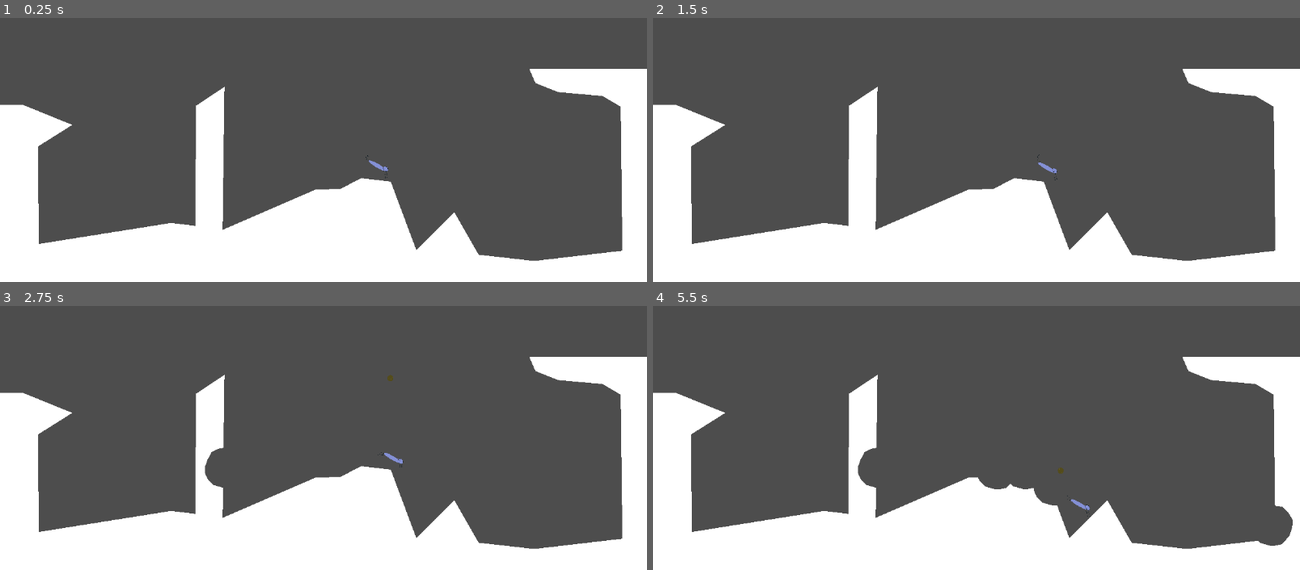
Above: before the commit, frames 1-4 (two rows, left to right).
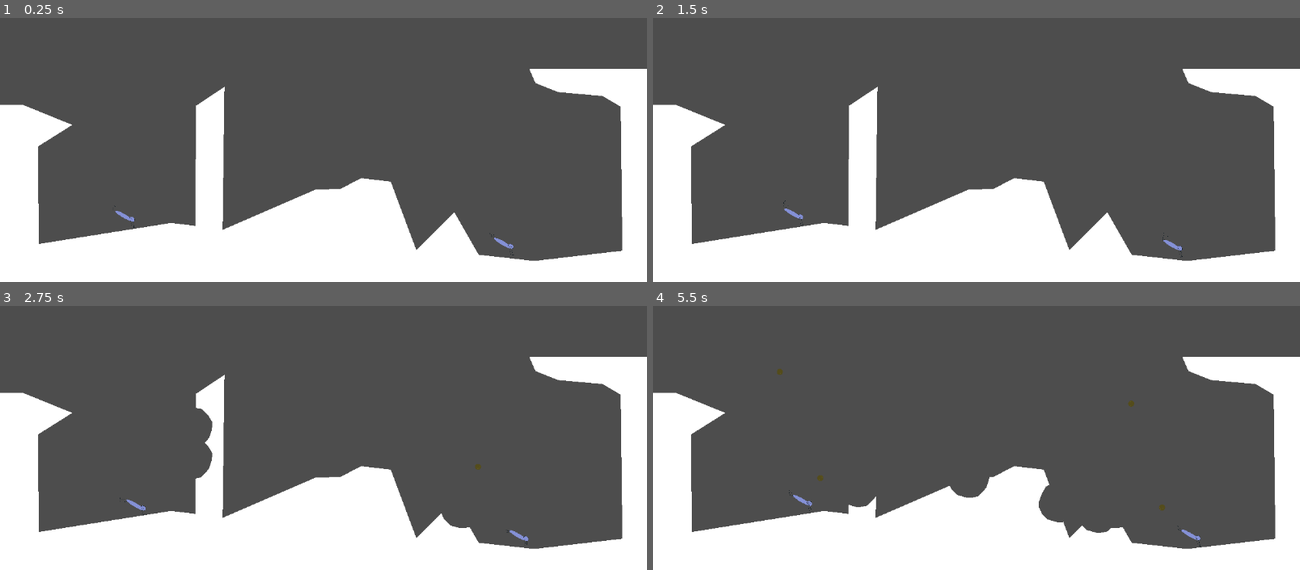
Above: after the commit, the same moments.

Repository: Jacob-Hawksley/Bugs
Game: Godot game, scene res://main.tscn
Two runs of this game, one before a commit and one after it. Both use one fixed random seed, a clock stepped at 60 frames per second and the inputs below.
Inputs (mouse positions are in pixels of both pictures, inside the frame that each line leads up to):
- Up to frame 1 (0.25 s): no input
- Up to frame 2 (1.5 s): tap Enter at 0.5 s; move the mouse to (1118, 81) at 0.52 s; hold D (right) from 0.53 s (still down); tap Space (shoot) at 0.6, 1.35 s; move the mouse to (847, 118) at 1.27 s
- Up to frame 3 (2.75 s): move the mouse to (388, 308) at 2.02 s; release D (right) at 2.03 s; hold A (left) from 2.03 s (still down); tap Space (shoot) at 2.1 s
- Up to frame 4 (5.5 s): move the mouse to (944, 461) at 2.77 s; release A (left) at 2.78 s; hold D (right) 2.78-4.28 s; tap Space (shoot) every 0.75 s from 2.85 to 5.1 s; move the mouse to (1170, 443) at 3.52 s; move the mouse to (782, 335) at 4.27 s; hold A (left) 4.28-5.03 s; move the mouse to (1008, 387) at 5.02 s; hold D (right) from 5.03 s (still down)

The runs differ from the first frame. In frame 1, 0.2% of the frame differs, in the area x 17-80%, y 51-90%; in frame 2, 0.2%; in frame 3, 1.3%; in frame 4, 3.9%, in the area x 19-99%, y 23-92%.

Commit message:
Added some infrastructure for turns

Diff:
--- a/bugs/terrain.tscn
+++ b/bugs/crags.tscn
@@ -1,9 +1,10 @@
-[gd_scene load_steps=3 format=3 uid="uid://ccri6rnc3km1g"]
+[gd_scene load_steps=4 format=3 uid="uid://ccri6rnc3km1g"]
 
-[ext_resource type="Script" uid="uid://conf7tnbb8y2l" path="res://terrain.gd" id="1_0u6kl"]
+[ext_resource type="Script" uid="uid://conf7tnbb8y2l" path="res://crags.gd" id="1_0u6kl"]
 [ext_resource type="Script" uid="uid://fqy7l27t8t5a" path="res://static_body_2d.gd" id="1_206su"]
+[ext_resource type="Script" uid="uid://cit0vxn5dypv8" path="res://crags_data.gd" id="3_msne5"]
 
-[node name="Terrain" type="Node2D"]
+[node name="Crags" type="Node2D"]
 script = ExtResource("1_0u6kl")
 
 [node name="Background" type="Polygon2D" parent="."]
@@ -16,3 +17,6 @@
 
 [node name="CollisionPolygon2D" type="CollisionPolygon2D" parent="StaticBody2D"]
 polygon = PackedVector2Array(3805, 2553, 3783, 140, 1795, 135, 1832, 219, 1967, 273, 2230, 296, 2338, 360, 2348, 1216,  …(215 unchanged characters)…
+
+[node name="CragsData" type="Node" parent="."]
+script = ExtResource("3_msne5")
--- /dev/null
+++ b/bugs/crags_data.gd
@@ -0,0 +1,5 @@
+extends Node
+
+
+var DungBeetlePos1 = Vector2(-619,1004)
+var DungBeetlePos2 = Vector2(1629,1178)
--- a/bugs/main.tscn
+++ b/bugs/main.tscn
@@ -1,17 +1,24 @@
-[gd_scene load_steps=4 format=3 uid="uid://bxaj285qb8dbd"]
+[gd_scene load_steps=5 format=3 uid="uid://bxaj285qb8dbd"]
 
 [ext_resource type="Script" uid="uid://dfseyuf3qknbb" path="res://main.gd" id="1_ig7tw"]
 [ext_resource type="PackedScene" uid="uid://8jyahvu604mu" path="res://DungBeetle.tscn" id="2_0xm2m"]
-[ext_resource type="PackedScene" uid="uid://ccri6rnc3km1g" path="res://terrain.tscn" id="3_h2yge"]
+[ext_resource type="PackedScene" uid="uid://ccri6rnc3km1g" path="res://crags.tscn" id="3_h2yge"]
+[ext_resource type="Script" uid="uid://b3jmr4u8xqr7o" path="res://turn_manager.gd" id="4_1bvp3"]
 
 [node name="Main" type="Node"]
 script = ExtResource("1_ig7tw")
 
-[node name="Ant" parent="." instance=ExtResource("2_0xm2m")]
-position = Vector2(885, 713)
+[node name="DungBeetle2" parent="." instance=ExtResource("2_0xm2m")]
+position = Vector2(1629, 1178)
 
 [node name="Terrain" parent="." instance=ExtResource("3_h2yge")]
 
 [node name="Camera2D" type="Camera2D" parent="."]
 position = Vector2(574, 322)
 zoom = Vector2(0.3, 0.3)
+
+[node name="DungBeetle" parent="." instance=ExtResource("2_0xm2m")]
+position = Vector2(-619, 1004)
+
+[node name="TurnManager" type="Node" parent="."]
+script = ExtResource("4_1bvp3")
--- a/bugs/project.godot
+++ b/bugs/project.godot
@@ -18,6 +18,7 @@
 [autoload]
 
 Main="*res://main.gd"
+CragsData="*res://crags_data.gd"
 
 [display]
 
--- /dev/null
+++ b/bugs/turn_manager.gd
@@ -0,0 +1,9 @@
+extends Node
+
+
+
+func spawnteam1():
+	pass
+
+func spawnteam2():
+	pass
Renamed: bugs/terrain.gd -> bugs/crags.gd
Renamed: bugs/terrain.gd.uid -> bugs/crags.gd.uid
Not shown, added: bugs/crags_data.gd.uid
Not shown, added: bugs/turn_manager.gd.uid
